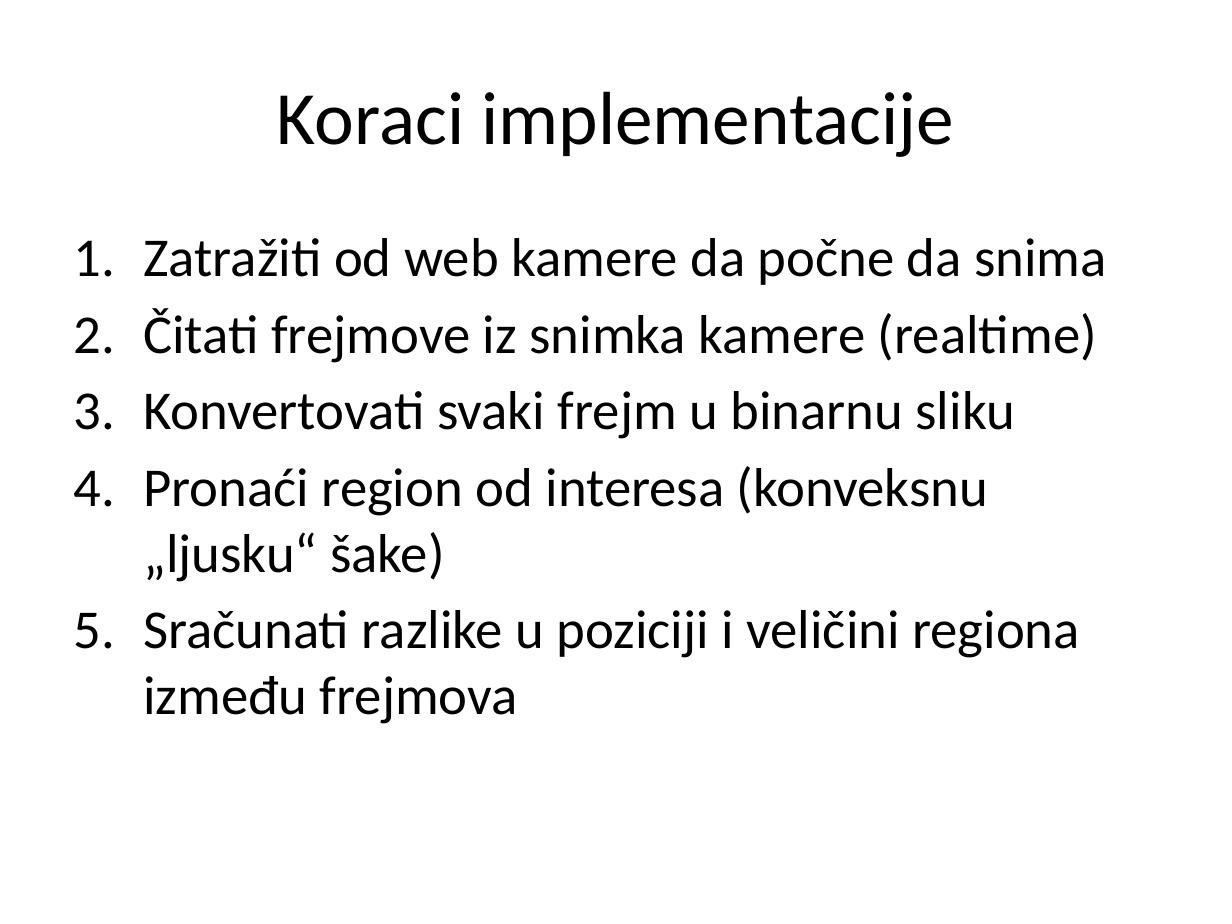
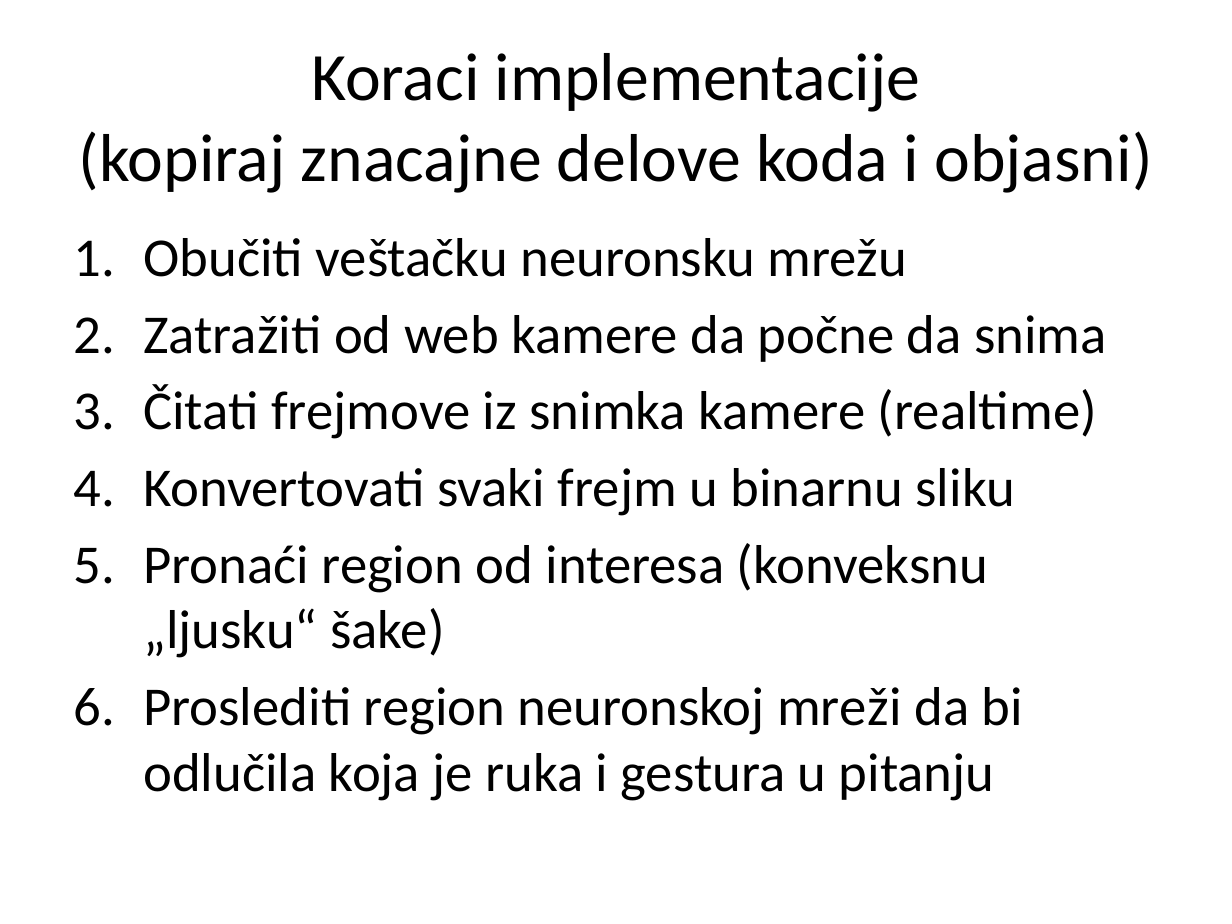
Before and after one commit to cLaki/UseTheForce, a slide deck: slide 12 of Upravljanje računarom na osnovu pokreta snimljenih web kamerom.pptx (slide 8 before the commit). Drawn at 1232x924 pixels with LibreOffice and Linux fonts; fonts in the diff are those of the drawing. Boxes give left, top, right and bottom in pixels: in the first picture for what was removed or moved away, otherwise in the second. Text is boxed around its words. In the diff, an @@ line names an element or a change of style, - is before the commit and + after.

Commit message:
Add annFs, regionFs, simpleFs, ann_training (and everything in it) Update core, Upravljanje ra...

```diff
--- a/Upravljanje računarom na osnovu pokreta snimljenih web kamerom.pptx
+++ b/Upravljanje računarom na osnovu pokreta snimljenih web kamerom.pptx
@@ title at (x1=79, y1=53, x2=1152, y2=193): text changed; size 44 to 39.6 pt @@
-Koraci implementacije
+Koraci implementacije
+(kopiraj znacajne delove koda i objasni)
@@ text at (x1=143, y1=238, x2=907, y2=277): paragraph added @@
+1. Obučiti veštačku neuronsku mrežu
@@ text at (x1=143, y1=687, x2=1023, y2=801): text changed @@
-5. Sračunati razlike u poziciji i veličini regiona između frejmova
+6. Proslediti region neuronskoj mreži da bi odlučila koja je ruka i gestura u pitanju
```
Also in this commit, not shown: 6 other slides changed, 5 slides added, 37 other files.
